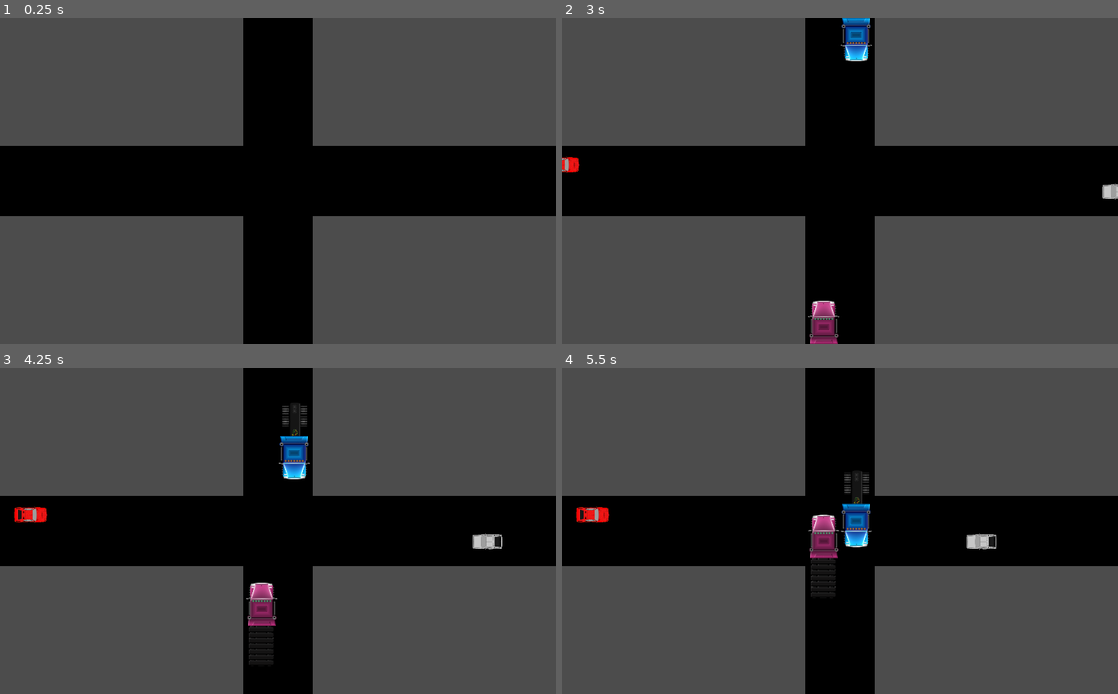
Above: before the commit, frames 1-4 (two rows, left to right).
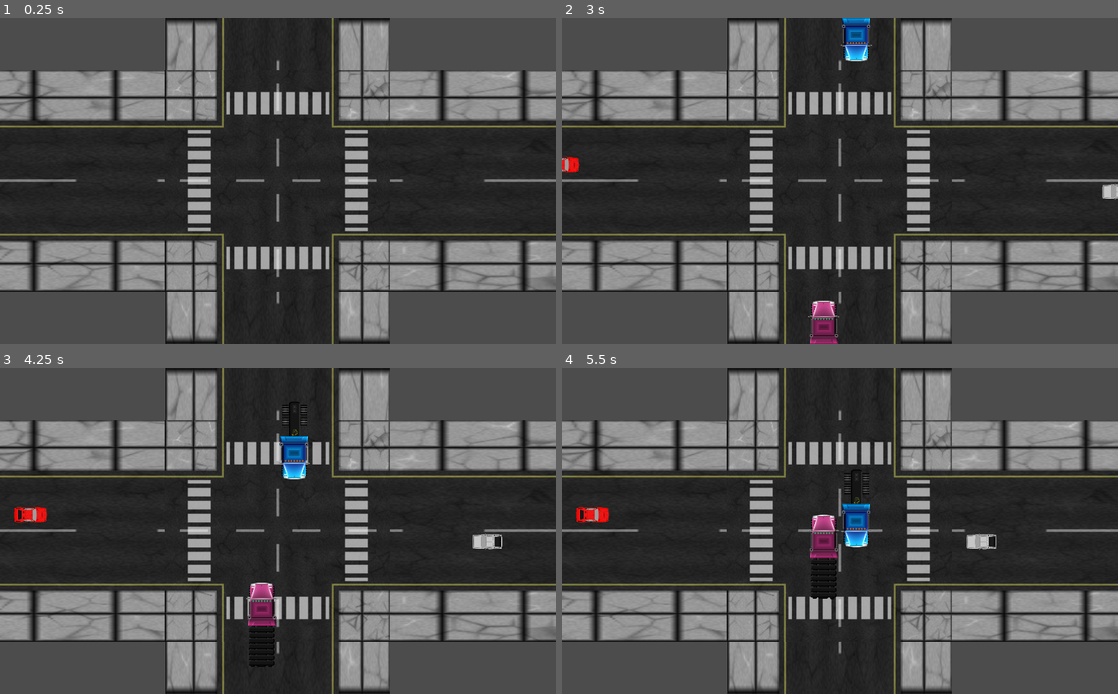
Above: after the commit, the same moments.

Repository: Arjun-Gopinath/CHA-O-TraffIC
Game: Godot game, scene res://Main.tscn
Two runs of this game, one before a commit and one after it. Both use one fixed random seed, a clock stepped at 60 frames per second and the inputs below.
Inputs:
- Up to frame 1 (0.25 s): no input
- Up to frame 2 (3 s): tap Enter at 0.5, 2 s; hold Right (ui_right) 0.53-1.28 s; tap Space at 1.25, 2.75 s; hold Down (ui_down) 1.28-2.03 s; hold Right (ui_right) 2.03-2.78 s; hold Up (ui_up) from 2.78 s (still down)
- Up to frame 3 (4.25 s): release Up (ui_up) at 3.53 s; hold Left (ui_left) from 3.53 s (still down)
- Up to frame 4 (5.5 s): release Left (ui_left) at 5.03 s; hold Down (ui_down) from 5.03 s (still down)

The runs differ from the first frame. In frame 1, 77% of the frame differs, in the area x 0-100%, y 0-100%; in frame 2, 75%; in frame 3, 74%; in frame 4, 74%.

Commit message:
Adjusting roads

Diff:
--- a/Main.tscn
+++ b/Main.tscn
@@ -1,11 +1,12 @@
-[gd_scene load_steps=5 format=2]
+[gd_scene load_steps=6 format=2]
 
 [ext_resource path="res://roadNS.tga" type="Texture" id=1]
 [ext_resource path="res://scripts/Spawn.gd" type="Script" id=2]
 [ext_resource path="res://roadEW.tga" type="Texture" id=3]
+[ext_resource path="res://roadNEWS.tga" type="Texture" id=4]
 
 [sub_resource type="RectangleShape2D" id=1]
-extents = Vector2( 63.5046, 63.7144 )
+extents = Vector2( 111.054, 110.772 )
 
 [node name="Main" type="Node2D"]
 script = ExtResource( 2 )
@@ -15,18 +16,44 @@
 
 [node name="Road_hor" type="Sprite" parent="ROAD"]
 self_modulate = Color( 0, 0, 0, 1 )
-position = Vector2( 0, -0.141734 )
-scale = Vector2( 4.7, 0.503076 )
+position = Vector2( 0.943848, -0.574677 )
+scale = Vector2( 4.7, 0.877952 )
+texture = ExtResource( 3 )
+__meta__ = {
+"_edit_group_": true
+}
+
+[node name="roadEW" type="Sprite" parent="ROAD/Road_hor"]
+position = Vector2( -0.346931, 0.707977 )
+scale = Vector2( 1, 1.8133 )
 texture = ExtResource( 3 )
 
 [node name="Road_ver" type="Sprite" parent="ROAD"]
 self_modulate = Color( 0, 0, 0, 1 )
 light_mask = 0
+position = Vector2( 0.943813, 3.41661e-06 )
 rotation = 1.5708
-scale = Vector2( 4.7, 0.503 )
+scale = Vector2( 4.7, 0.893823 )
 texture = ExtResource( 1 )
+__meta__ = {
+"_edit_group_": true
+}
 
-[node name="CollisionShape2D" type="CollisionShape2D" parent="ROAD"]
+[node name="roadEW" type="Sprite" parent="ROAD/Road_ver"]
+position = Vector2( -0.568928, 2.09542 )
+scale = Vector2( 0.989782, 1.80541 )
+texture = ExtResource( 3 )
+__meta__ = {
+"_edit_group_": true
+}
+
+[node name="Road_Center" type="Sprite" parent="ROAD"]
+position = Vector2( -1.12364, 0.0891024 )
+scale = Vector2( 1.6174, 1.59037 )
+texture = ExtResource( 4 )
+
+[node name="CollisionShape2D" type="CollisionShape2D" parent="."]
+position = Vector2( 512, 301.587 )
 shape = SubResource( 1 )
 
 [node name="Left" type="Position2D" parent="."]
Binary file added: roadNEWS.tga
Not shown, added: roadNEWS.tga.import
